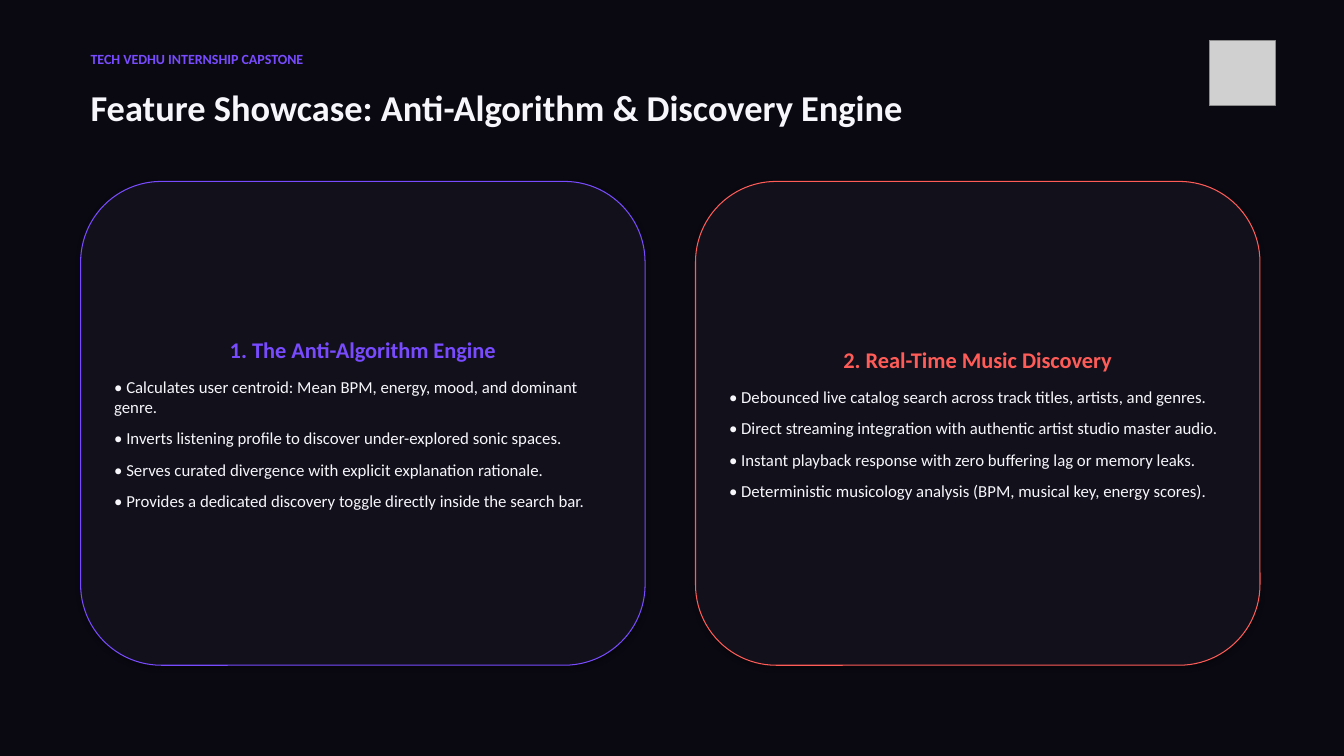
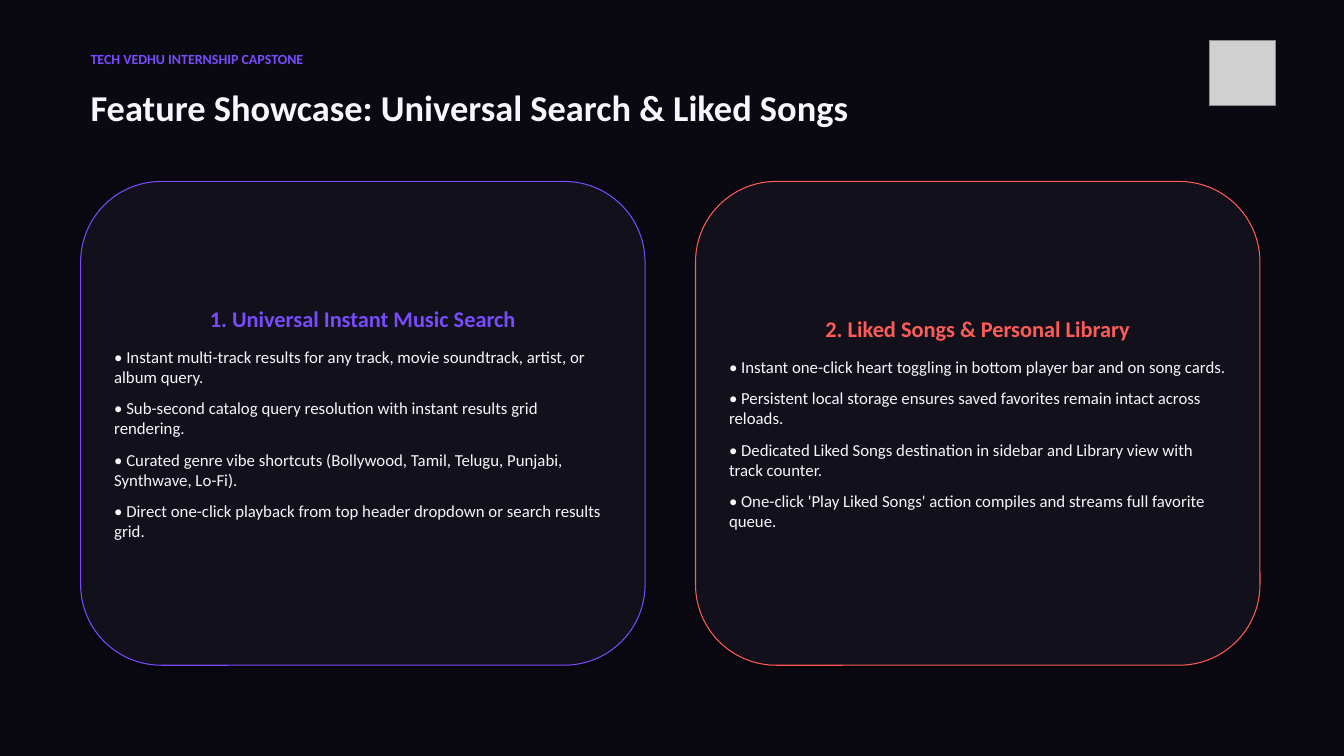
Before and after one commit to Dharsh606/DIVERGE, a slide deck: slide 9 of docs/presentation.pptx. Drawn at 1344x756 pixels with LibreOffice and Linux fonts; fonts in the diff are those of the drawing; grey boxes stand for pictures. Boxes give left, top, right and bottom in pixels: in the first picture for what was removed or moved away, otherwise in the second. Text is boxed around its words. In the diff, an @@ line names an element or a change of style, - is before the commit and + after.

Commit message:
feat: direct universal search, liked songs collection, and project documentation update

```diff
--- a/docs/presentation.pptx
+++ b/docs/presentation.pptx
@@ text at <box>91,95,848,127</box>: text changed @@
-Feature Showcase: Anti-Algorithm & Discovery Engine
+Feature Showcase: Universal Search & Liked Songs
@@ text in rounded rectangle at <box>114,311,600,540</box>: text changed @@
-1. The Anti-Algorithm Engine
-• Calculates user centroid: Mean BPM, energy, mood, and dominant genre.
-• Inverts listening profile to discover under-explored sonic spaces.
-• Serves curated divergence with explicit explanation rationale.
-• Provides a dedicated discovery toggle directly inside the search bar.
+1. Universal Instant Music Search
+• Instant multi-track results for any track, movie soundtrack, artist, or album query.
+• Sub-second catalog query resolution with instant results grid rendering.
+• Curated genre vibe shortcuts (Bollywood, Tamil, Telugu, Punjabi, Synthwave, Lo-Fi).
+• Direct one-click playback from top header dropdown or search results grid.
@@ text in rounded rectangle at <box>729,321,1225,530</box>: text changed @@
-2. Real-Time Music Discovery
-• Debounced live catalog search across track titles, artists, and genres.
-• Direct streaming integration with authentic artist studio master audio.
-• Instant playback response with zero buffering lag or memory leaks.
-• Deterministic musicology analysis (BPM, musical key, energy scores).
+2. Liked Songs & Personal Library
+• Instant one-click heart toggling in bottom player bar and on song cards.
+• Persistent local storage ensures saved favorites remain intact across reloads.
+• Dedicated Liked Songs destination in sidebar and Library view with track counter.
+• One-click 'Play Liked Songs' action compiles and streams full favorite queue.
```
Also in this commit, not shown: 1 other slide changed, 12 other files.
